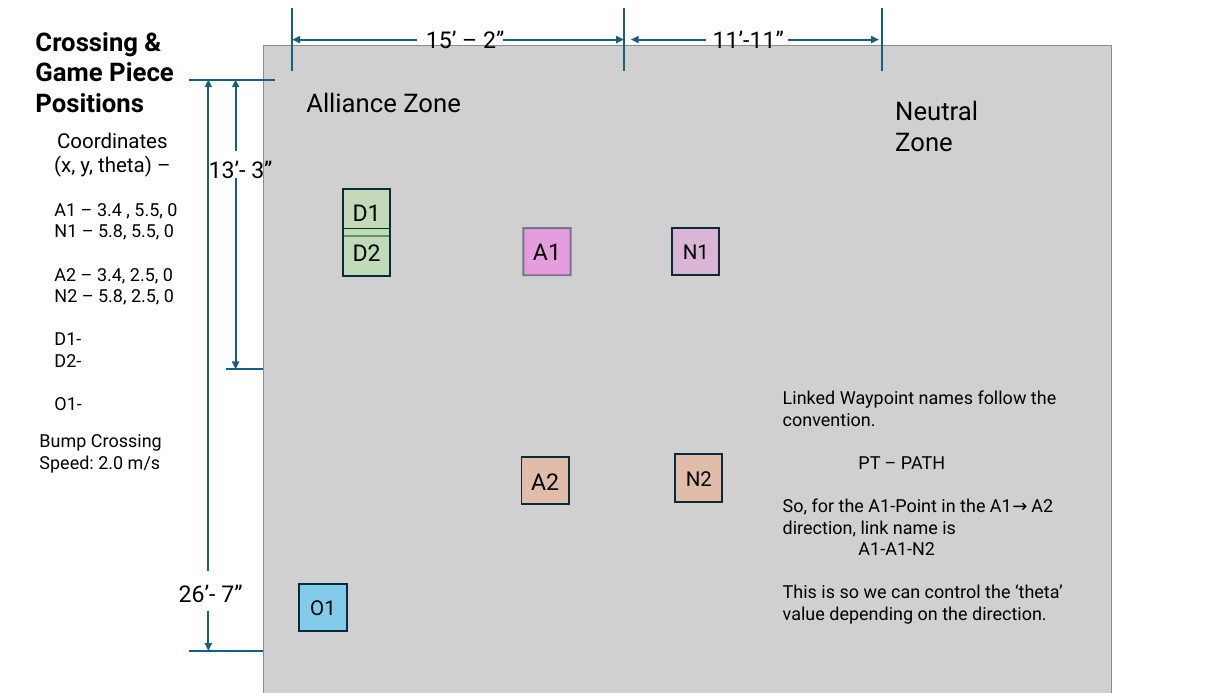
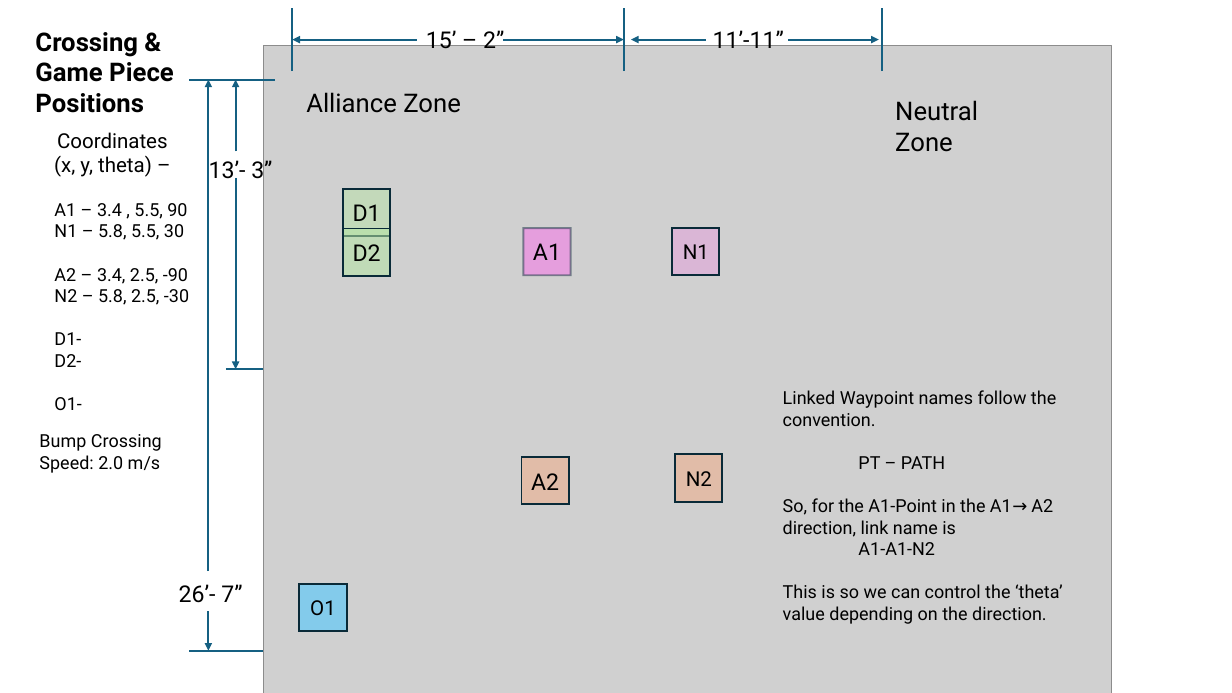
Before and after one commit to 6107/2026-Rebuilt, a slide deck: slide 4 of docs/Controller Mappings & Paths.pptx. Drawn at 1232x693 pixels with LibreOffice and Linux fonts; fonts in the diff are those of the drawing; grey boxes stand for pictures. Boxes give left, top, right and bottom in pixels: in the first picture for what was removed or moved away, otherwise in the second. Text is boxed around its words. In the diff, an @@ line names an element or a change of style, - is before the commit and + after.

```diff
--- a/docs/Controller Mappings & Paths.pptx
+++ b/docs/Controller Mappings & Paths.pptx
@@ text at [54, 203, 189, 305]: text changed @@
-A1 – 3.4 , 5.5, 0
-N1 – 5.8, 5.5, 0
-A2 – 3.4, 2.5, 0
-N2 – 5.8, 2.5, 0
+A1 – 3.4 , 5.5, 90
+N1 – 5.8, 5.5, 30
+A2 – 3.4, 2.5, -90
+N2 – 5.8, 2.5, -30
```
Also in this commit, not shown: 7 other files.
